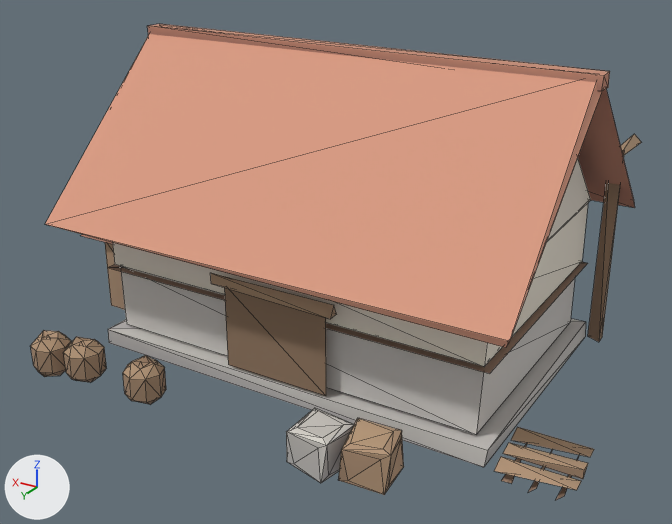
The glTF model client/public/models/warehouse.l2.lite.glb as it was, and as the next commit left it.
One viewpoint serves both versions: a camera (50 mm lens) standing at (-3.17, 5.23, 3.36) and looking at (-0.02, -0.03, 0.73). The axes (+X, +Y, +Z) are drawn at lower left. The lights are the same throughout. The first picture is the older version. Mesh edges are drawn as thin lines. Vertices at exactly the same position are counted once.

The first picture shows 'warehouse'.
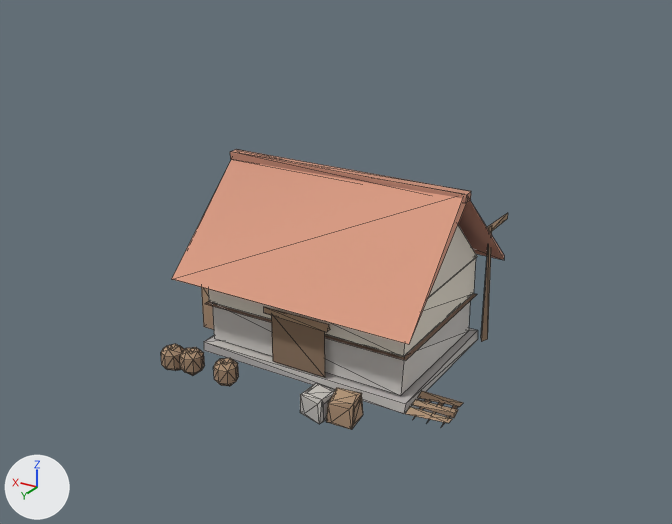
Boxes (x1, y1, x2, y2) around the edits, measured in the pictures (672 x 524 px; the box of a moved part takes in the faces that stretch with it):
'warehouse', reshaped (43% narrower, 41% shorter)
    before: (30, 24, 642, 500)
    after: (161, 150, 508, 430)
part 1 of me_warehouse, moved or reshaped
    before: (108, 319, 586, 467)
    after: (204, 328, 478, 414)
part 2 of me_warehouse, moved or reshaped
    before: (211, 273, 337, 319)
    after: (264, 307, 330, 332)
part 3 of me_warehouse, moved or reshaped
    before: (503, 443, 588, 479)
    after: (412, 399, 458, 418)
part 4 of me_warehouse, moved or reshaped
    before: (120, 266, 575, 435)
    after: (212, 302, 470, 396)
part 5 of me_warehouse, moved or reshaped
    before: (112, 203, 588, 367)
    after: (208, 258, 476, 357)
part 6 of me_warehouse, moved or reshaped
    before: (547, 158, 591, 241)
    after: (428, 225, 477, 298)
part 7 of me_warehouse, moved or reshaped
    before: (578, 89, 635, 208)
    after: (458, 201, 504, 260)
part 8 of me_warehouse, moved or reshaped
    before: (148, 24, 610, 91)
    after: (230, 150, 471, 203)
part 9 of me_warehouse, moved or reshaped
    before: (105, 242, 125, 310)
    after: (201, 287, 214, 330)
part 10 of me_warehouse, moved or reshaped (not visible afterwards)
    before: (81, 234, 113, 244)
part 11 of me_warehouse, deleted (beige)
    before: (30, 34, 642, 500)
part 12 of me_warehouse, cut back
    before: (108, 262, 588, 396)
    after: (161, 159, 508, 430)

Patch to the scene script:
```diff
--- a/client/public/models/warehouse.l2.lite.glb.py
+++ b/client/public/models/warehouse.l2.lite.glb.py
@@ me_warehouse @@
 # used by ob_warehouse; location = (0.0, 0.0, 0.0)
-me_warehouse.from_pydata(...)  # 241 vertices, 346 faces; spans x -2.11..2.18, y -1.8..1.43, z -0.01..2.23
+me_warehouse.from_pydata(...)  # 241 vertices, 346 faces; spans x -1.18..1.23, y -1.12..0.88, z 0.0..1.38
+# me_warehouse part 1: the loose piece of 8 vertices spanning x -1.54..1.54, y -1.24..0.74, z 0.0..0.13 is scaled about the mesh origin by (0.549, 0.62, 0.619)
+# me_warehouse part 2: the loose piece of 5 vertices spanning x -0.48..0.48, y 0.73..0.81, z 0.76..0.84 is scaled about the mesh origin by (0.55, 0.625, 0.625)
+# me_warehouse part 3: the loose piece of 5 vertices spanning x -2.1..-1.6, y 0.51..0.69, z 0.06..0.13 is scaled about its middle by 0.62, then moved by (0.83, -0.23, -0.04)
+# me_warehouse part 4: the loose piece of 8 vertices spanning x -1.44..1.44, y -1.14..0.64, z 0.14..0.63 is scaled about the mesh origin by (0.549, 0.62, 0.619)
+# me_warehouse part 5: the loose piece of 8 vertices spanning x -1.47..1.47, y -1.17..0.67, z 0.64..1.11 is scaled about the mesh origin by (0.55, 0.62, 0.62)
+# me_warehouse part 6: the loose piece of 6 vertices spanning x -1.48..1.48, y -1.17..0.68, z 1.12..2.02 is scaled about the mesh origin by (0.55, 0.62, 0.62)
+# me_warehouse part 7: the loose piece of 6 vertices spanning x -1.72..1.72, y -1.56..-0.24, z 1.01..2.22 is scaled about the mesh origin by (0.55, 0.62, 0.62)
+# me_warehouse part 8: the loose piece of 8 vertices spanning x -1.73..1.73, y -0.32..-0.18, z 2.13..2.23 is scaled about its middle by (0.549, 0.615, 0.612), then moved by (0.0, 0.1, -0.83)
+# me_warehouse part 9: the loose piece of 8 vertices spanning x 1.45..1.99, y -0.94..0.25, z 0.0..0.59 is scaled about the mesh origin by (0.548, 0.62, 0.62)
+# me_warehouse part 10: the loose piece of 6 vertices spanning x 1.38..2.18, y -1.0..0.3, z 0.6..0.9 is scaled about its middle by (0.62, 0.55, 0.62), then moved by (-0.8, 0.13, -0.28)
+# me_warehouse part 11: 16 loose pieces with 165 vertices, spanning x -2.11..1.72, y -1.8..1.43, z -0.01..2.22, are deleted
+# me_warehouse part 12: 8 vertices removed from x -1.5..1.5, y -1.2..0.73, z 0.14..0.76; 173 vertices added at x -1.18..0.95, y -1.12..0.88, z 0.0..1.38
 me_warehouse.materials.append(mat_palette)
```
